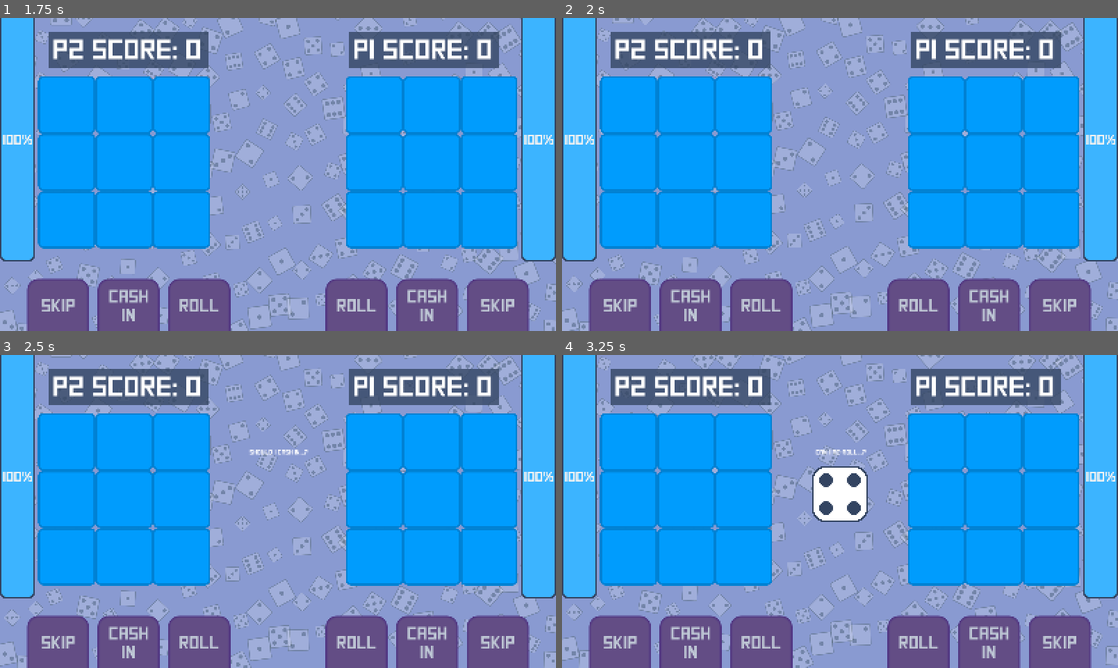
Above: before the commit, frames 1-4 (two rows, left to right).
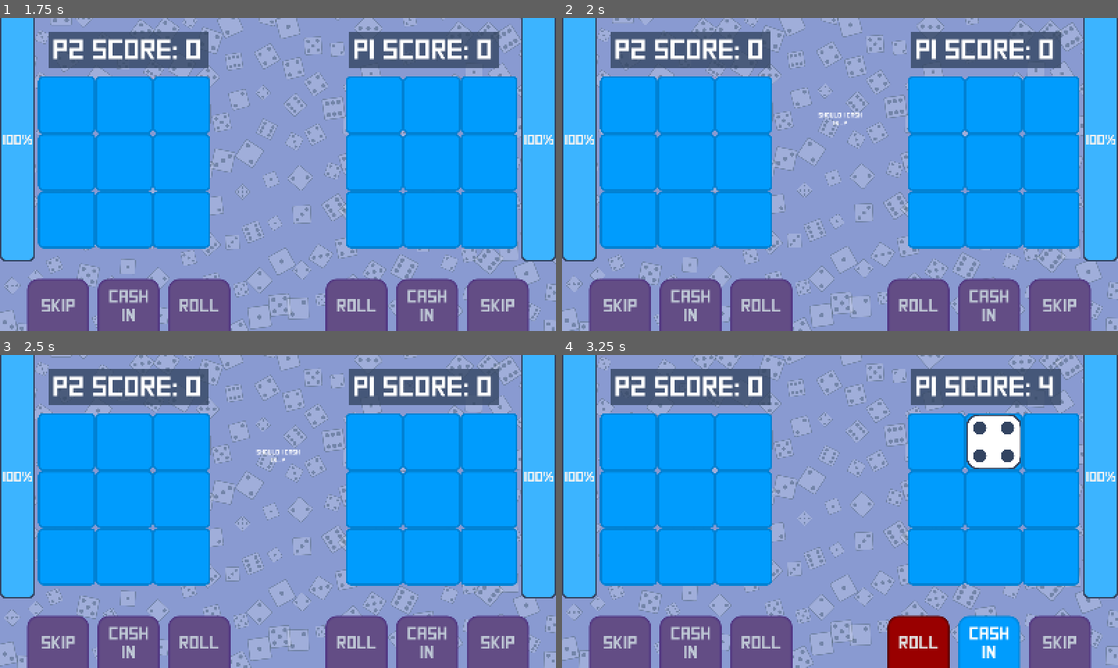
Above: after the commit, the same moments.

Repository: ggary104/High-Rollers
Game: Godot game, scene res://scenes/game.tscn
Two runs of this game, one before a commit and one after it. Both use one fixed random seed, a clock stepped at 60 frames per second and the inputs below. This scene is started directly instead of the project's main scene.
Inputs (mouse positions are in pixels of both pictures, inside the frame that each line leads up to):
- Up to frame 1 (1.75 s): click "Roll" at 0.5 s; click "Skip" at 1.25 s
- Up to frame 2 (2 s): no input
- Up to frame 3 (2.5 s): move the mouse to (372, 442) at 2.02 s; press the mouse at (372, 442) at 2.03 s
- Up to frame 4 (3.25 s): move the mouse to (995, 442) at 2.77 s; release the mouse at (995, 442) at 2.78 s; click (995, 442) at 2.85 s

Frame 1 is identical in both runs. In frame 2, 0.1% of the frame differs, in the area x 46-54%, y 30-35%; in frame 3, 0.1%; in frame 4, 7.2%, in the area x 45-88%, y 6-100%.
Error in both runs: Invalid assignment of property or key 'position' with value of type 'Vector2' on a base object of type 'Nil'. (res://scenes/game.gd:191)

Commit message:
Fixed a bug where the game over screen displayed the wrong player, fixed a bug where the play again button didn't work, halved the move time of the ai, gave the game over screen a small makeover

Diff:
--- a/game/scenes/game.gd
+++ b/game/scenes/game.gd
@@ -15,7 +15,7 @@
 	set(value):
 		player1_healthbar.value = value
 		health_change_animation(value, player1_health, 1)
-		check_game_over(value, 2)
+		check_game_over(value, 1)
 		print(player1_health)
 		print(value)
 		print("ow")
@@ -117,7 +117,7 @@
 	player1_reroll_button.visible = false
 
 	if is_player2_human:
-		player2_roll_button.disabled = false
+		player2_roll_button.disabled = false if not player2_dice_grid.is_full() else true
 
 		player2_cash_in_button.disabled = false if not player2_dice_grid.get_grid_score() == 0 else true
 	else:
@@ -218,7 +218,7 @@
 	# disable player roll button
 
 	var is_current_grid_full: bool = player2_dice_grid.is_full()
-	await get_tree().create_timer(1.0).timeout
+	await get_tree().create_timer(0.5).timeout
 	computer_thoughts.text = "Should I cash in...?"
 
 	if is_current_grid_full || await should_computer_cash_in():
@@ -229,16 +229,16 @@
 	roll_dice()
 
 	computer_thoughts.text = "Can I re-roll...?"
-	await get_tree().create_timer(0.5).timeout
+	await get_tree().create_timer(0.25).timeout
 
 	if should_computer_reroll():
-		await get_tree().create_timer(1).timeout
+		await get_tree().create_timer(0.5).timeout
 		computer_thoughts.text = "Computer is rerolling..."
 		perform_reroll()
-		await get_tree().create_timer(1.0).timeout
+		await get_tree().create_timer(0.5).timeout
 
 	computer_thoughts.text = "Should I skip...?"
-	await get_tree().create_timer(0.5).timeout
+	await get_tree().create_timer(0.25).timeout
 	if should_computer_skip_turn():
 		await computer_skip_turn()
 		computer_thoughts.text = ""
@@ -312,19 +312,19 @@
 	if computer_score >= player1_health:
 		# Cash in to win the game.
 		computer_thoughts.text = "Computer sees a win..."
-		await get_tree().create_timer(1.0).timeout
+		await get_tree().create_timer(0.5).timeout
 		return true
 
 	if player2_health < 30 and computer_score > 15:
 		# If own health is less, try to get even with other player.
 		computer_thoughts.text = "Computer is playing defensively."
-		await get_tree().create_timer(1.0).timeout
+		await get_tree().create_timer(0.5).timeout
 		return true
 
 	if computer_score > 40 and randf() < 0.75:
 		# A 75% chance to secure points
 		computer_thoughts.text = "Computer is securing points."
-		await get_tree().create_timer(1.0).timeout
+		await get_tree().create_timer(0.5).timeout
 		return true
 
 	return false
@@ -379,13 +379,13 @@
 
 func computer_skip_turn():
 	computer_thoughts.text = "Computer Skipped!"
-	await get_tree().create_timer(1.2).timeout
+	await get_tree().create_timer(0.6).timeout
 	skip_turn()
 
 
 func computer_cash_in() -> void:
 	computer_thoughts.text = "Computer Cashed In!"
-	await get_tree().create_timer(1.2).timeout
+	await get_tree().create_timer(0.6).timeout
 	perform_cash_in()
 
 # AI Helper Functions
--- a/game/scenes/game.tscn
+++ b/game/scenes/game.tscn
@@ -79,14 +79,15 @@
 text = "P2 Score: "
 
 [node name="ComputerThoughts" type="Label" parent="UI-Elements"]
-offset_left = 718.0
+offset_left = 716.0
 offset_top = 270.0
-offset_right = 886.0
+offset_right = 884.0
 offset_bottom = 290.0
 theme_override_fonts/font = ExtResource("2_gee14")
 theme_override_font_sizes/font_size = 19
 horizontal_alignment = 1
 vertical_alignment = 1
+autowrap_mode = 3
 
 [node name="TurnIndicator" type="Label" parent="UI-Elements"]
 visible = false
--- a/game/scenes/game_over.tscn
+++ b/game/scenes/game_over.tscn
@@ -1,6 +1,59 @@
-[gd_scene load_steps=2 format=3 uid="uid://bysnvwvwi7sbc"]
+[gd_scene load_steps=7 format=3 uid="uid://bysnvwvwi7sbc"]
 
 [ext_resource type="Script" uid="uid://cfwau3fgmcqol" path="res://scenes/game_over.gd" id="1_xeevv"]
+[ext_resource type="FontFile" uid="uid://cqah1eb0bf2j" path="res://assets/Square.ttf" id="2_wqhvx"]
+
+[sub_resource type="StyleBoxFlat" id="StyleBoxFlat_wqhvx"]
+bg_color = Color(0.99215686, 0.37254903, 0.33333334, 1)
+border_width_left = 4
+border_width_top = 4
+border_width_right = 4
+border_width_bottom = 4
+border_color = Color(0.75686276, 0.2509804, 0.22352941, 1)
+border_blend = true
+corner_radius_top_left = 10
+corner_radius_top_right = 10
+corner_radius_bottom_right = 10
+corner_radius_bottom_left = 10
+
+[sub_resource type="StyleBoxFlat" id="StyleBoxFlat_7m3ot"]
+bg_color = Color(1, 0.5882353, 0.5647059, 1)
+border_width_left = 4
+border_width_top = 4
+border_width_right = 4
+border_width_bottom = 4
+border_color = Color(0.99215686, 0.99215686, 0.99215686, 1)
+border_blend = true
+corner_radius_top_left = 10
+corner_radius_top_right = 10
+corner_radius_bottom_right = 10
+corner_radius_bottom_left = 10
+
+[sub_resource type="StyleBoxFlat" id="StyleBoxFlat_tbwuq"]
+bg_color = Color(0.003921569, 0.6117647, 0.99215686, 1)
+border_width_left = 4
+border_width_top = 4
+border_width_right = 4
+border_width_bottom = 4
+border_color = Color(0.011764706, 0.54509807, 0.8901961, 1)
+border_blend = true
+corner_radius_top_left = 10
+corner_radius_top_right = 10
+corner_radius_bottom_right = 10
+corner_radius_bottom_left = 10
+
+[sub_resource type="StyleBoxFlat" id="StyleBoxFlat_racf3"]
+bg_color = Color(0.23529412, 0.7058824, 1, 1)
+border_width_left = 4
+border_width_top = 4
+border_width_right = 4
+border_width_bottom = 4
+border_color = Color(0.99215686, 0.99215686, 0.99215686, 1)
+border_blend = true
+corner_radius_top_left = 10
+corner_radius_top_right = 10
+corner_radius_bottom_right = 10
+corner_radius_bottom_left = 10
 
 [node name="GameOver" type="Control"]
 layout_mode = 3
@@ -27,26 +80,37 @@
 anchor_top = 0.5
 anchor_right = 0.5
 anchor_bottom = 0.5
-offset_left = -20.0
-offset_top = -20.0
-offset_right = 20.0
-offset_bottom = 20.0
+offset_left = -106.5
+offset_top = -96.0
+offset_right = 106.5
+offset_bottom = 184.0
 grow_horizontal = 2
 grow_vertical = 2
-theme_override_constants/separation = 13
+theme_override_constants/separation = 20
 
 [node name="Result" type="Label" parent="VBoxContainer"]
 layout_mode = 2
+theme_override_fonts/font = ExtResource("2_wqhvx")
+theme_override_font_sizes/font_size = 60
+text = "Result"
 
 [node name="PlayAgainButton" type="Button" parent="VBoxContainer"]
 layout_mode = 2
-theme_override_font_sizes/font_size = 23
+size_flags_vertical = 3
+theme_override_fonts/font = ExtResource("2_wqhvx")
+theme_override_font_sizes/font_size = 40
+theme_override_styles/normal = SubResource("StyleBoxFlat_wqhvx")
+theme_override_styles/hover = SubResource("StyleBoxFlat_7m3ot")
 text = "Play Again"
 
 [node name="MainMenuButton" type="Button" parent="VBoxContainer"]
 layout_mode = 2
-theme_override_font_sizes/font_size = 23
-text = "Return to Main Menu"
+size_flags_vertical = 3
+theme_override_fonts/font = ExtResource("2_wqhvx")
+theme_override_font_sizes/font_size = 40
+theme_override_styles/normal = SubResource("StyleBoxFlat_tbwuq")
+theme_override_styles/hover = SubResource("StyleBoxFlat_racf3")
+text = "Main Menu"
 
 [connection signal="pressed" from="VBoxContainer/PlayAgainButton" to="." method="_on_play_again_button_pressed"]
 [connection signal="pressed" from="VBoxContainer/MainMenuButton" to="." method="_on_main_menu_button_pressed"]
Not shown: 1 places in game/scenes/game.tscn that only renumber resources
